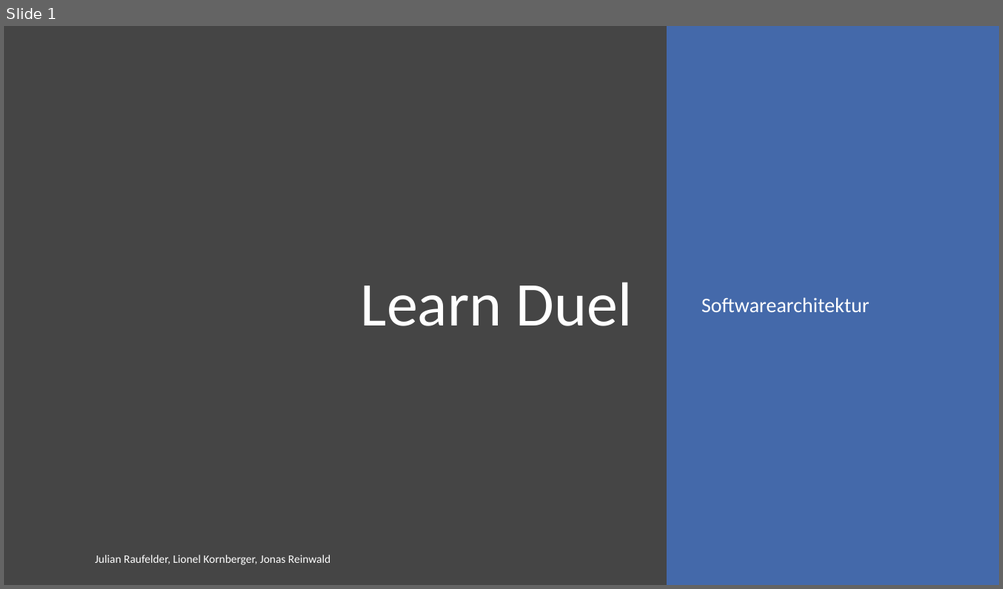
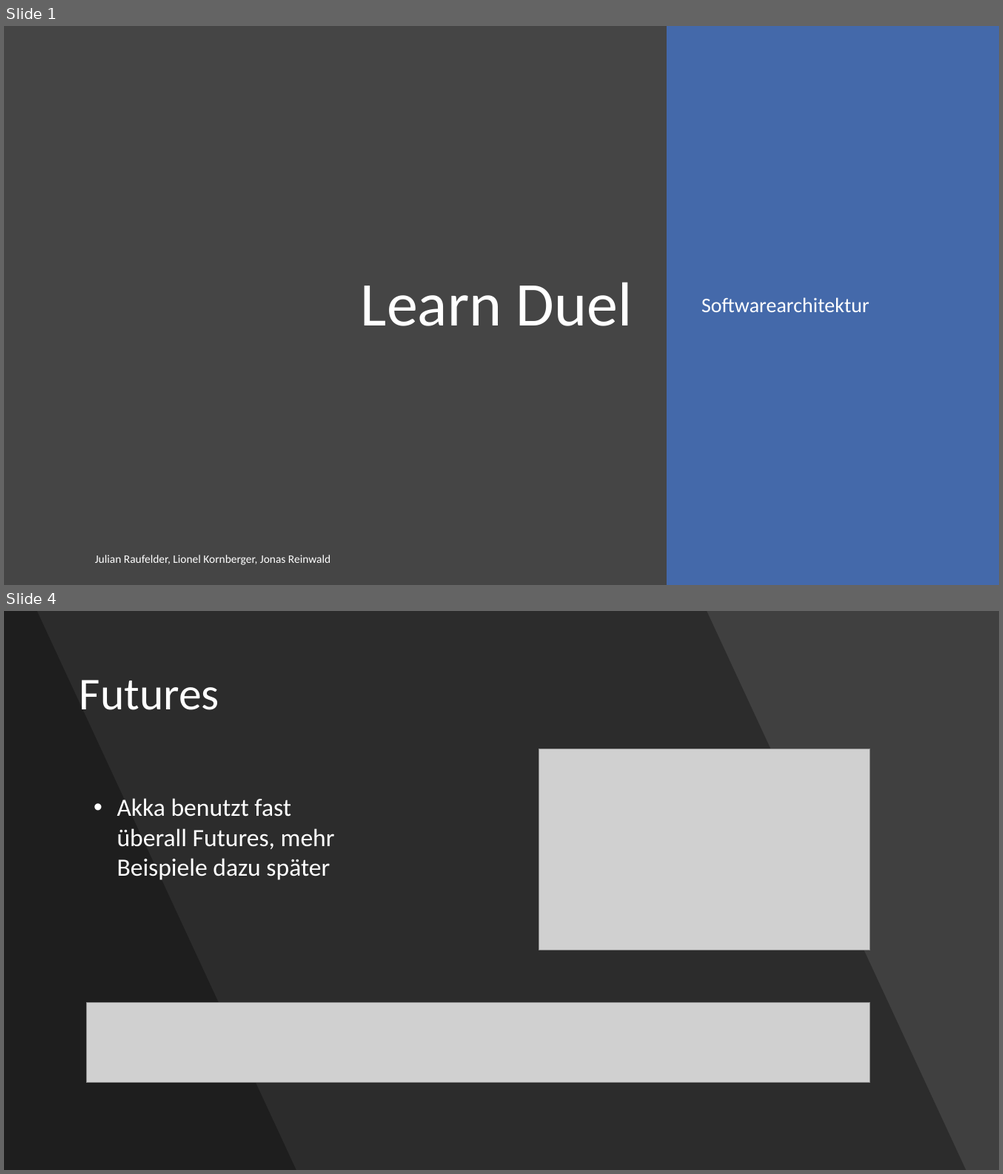
Before and after one commit to webbureaucrat/learn-duel, a slide deck: swar_learn_duel.pptx. Shown one above the other, each under a label of ours: slide 1 before the commit, slides 1 and 4 after it; the slides between them are not shown. The pictures are 1003x589 and 1003x1174 pixels, drawn with LibreOffice and Linux fonts; fonts in the diff are those of the drawing; grey boxes stand for pictures. Boxes give left, top, right and bottom in pixels: in the first picture for what was removed or moved away, otherwise in the second. Text is boxed around its words. In the diff, an @@ line names an element or a change of style, - is before the commit and + after.

```diff
--- a/swar_learn_duel.pptx
+++ b/swar_learn_duel.pptx
@@ slide 4 added at <box>4,611,999,1170</box>, background #404040 @@
@@ freeform shape added at <box>4,611,966,1170</box>, fill #000000 at 30% opacity @@
@@ freeform shape added at <box>4,611,296,1170</box>, fill #000000 at 30% opacity @@
@@ title added at <box>79,680,219,710</box>, 44 pt, text #FFFFFF @@
+Futures
@@ picture added at <box>539,749,871,951</box> @@
@@ text added at <box>117,798,335,880</box>, 24 pt, text #FFFFFF @@
+• Akka benutzt fast überall Futures, mehr Beispiele dazu später
@@ picture added at <box>86,1002,870,1083</box> @@
```
Also in this commit, not shown: 9 slides changed, 10 other slides added, 2 slides removed.
